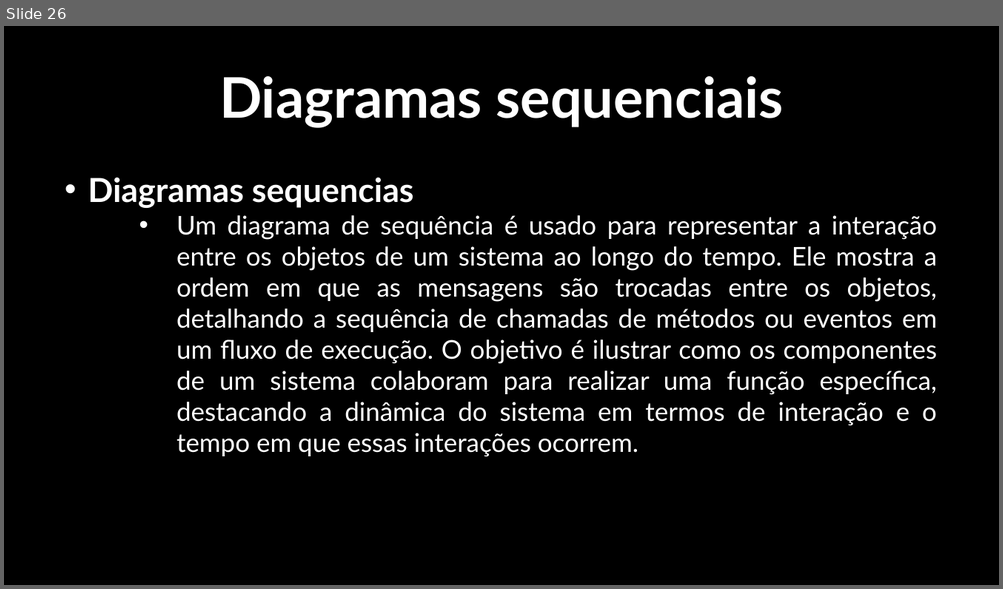
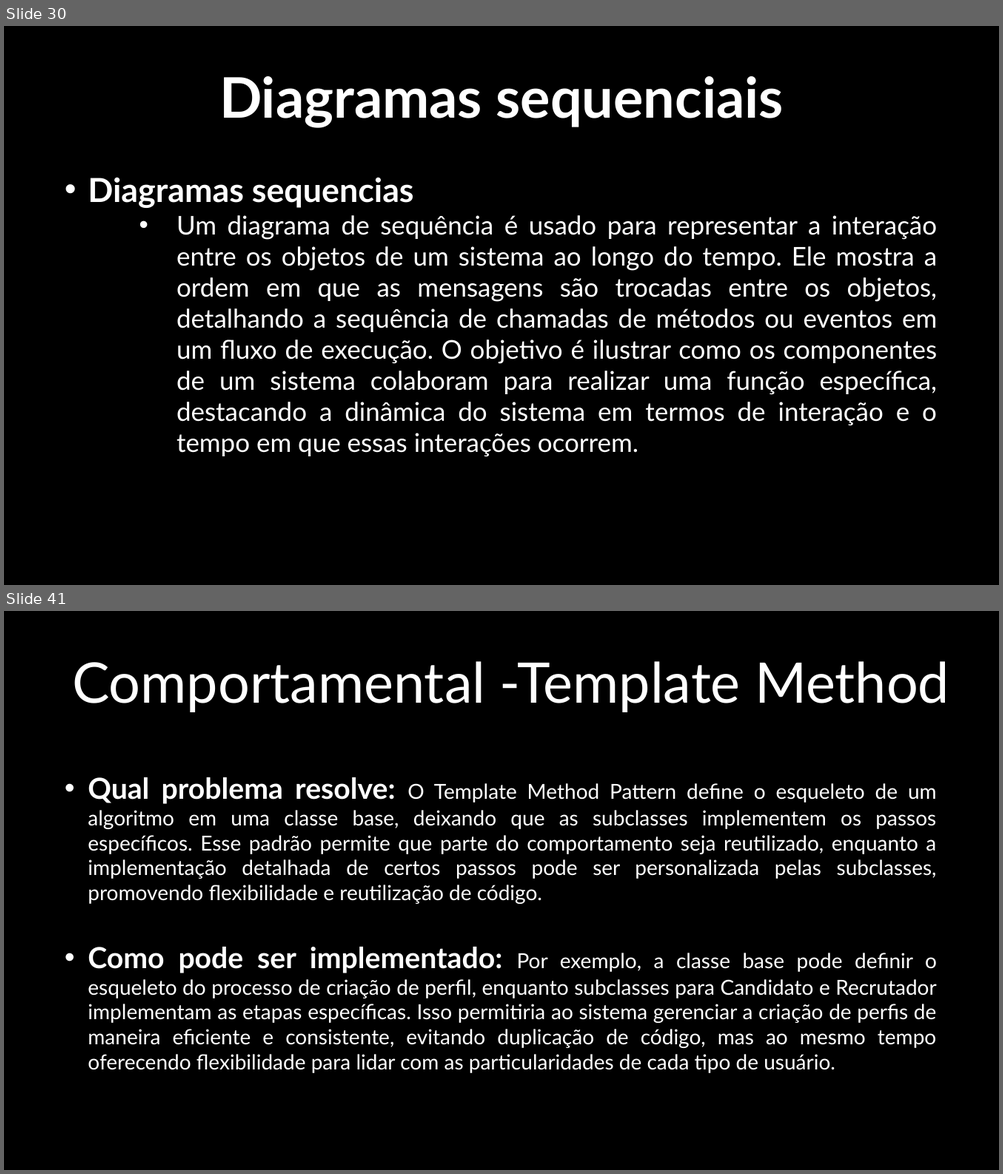
Before and after one commit to kaykymatos/analise-e-projeto-de-sistema-2, a slide deck: ProjetoDesenvolvidoPeloGrupo/Apresentação.pptx. Shown one above the other, each under a label of ours: slide 26 before the commit, slides 30 and 41 after it; the slides between them are not shown. The pictures are 1003x589 and 1003x1174 pixels, drawn with LibreOffice and Linux fonts; fonts in the diff are those of the drawing; background and template pictures are left out. Boxes give left, top, right and bottom in pixels: in the first picture for what was removed or moved away, otherwise in the second. Text is boxed around its words. In the diff, an @@ line names an element or a change of style, - is before the commit and + after.

```diff
--- a/ProjetoDesenvolvidoPeloGrupo/Apresentação.pptx
+++ b/ProjetoDesenvolvidoPeloGrupo/Apresentação.pptx
@@ slide 41 added at <box>4,611,999,1170</box>, background picture (left out) @@
@@ text added at <box>72,661,949,712</box>, 54 pt, text #FFFFFF @@
+Comportamental -Template Method
@@ text added at <box>88,777,936,1073</box>, 20 pt, text #FFFFFF @@
+• Qual problema resolve: O Template Method Pattern define o esqueleto de um algoritmo em uma classe base, deixando que as subclasses implementem os passos específicos. Esse padrão permite que parte do comportamento seja reutilizado, enquanto a implementação detalhada de certos passos pode ser personalizada pelas subclasses, promovendo flexibilidade e reutilização de código.
+• Como pode ser implementado: Por exemplo, a classe base pode definir o esqueleto do processo de criação de perfil, enquanto subclasses para Candidato e Recrutador implementam as etapas específicas. Isso permitiria ao sistema gerenciar a criação de perfis de maneira eficiente e consistente, evitando duplicação de código, mas ao mesmo tempo oferecendo flexibilidade para lidar com as particularidades de cada tipo de usuário.
@@ what was slide 26 is now slide 30 @@
```
Also in this commit, not shown: 4 slides changed, 18 other slides added, 2 slides removed, 50 other files.
